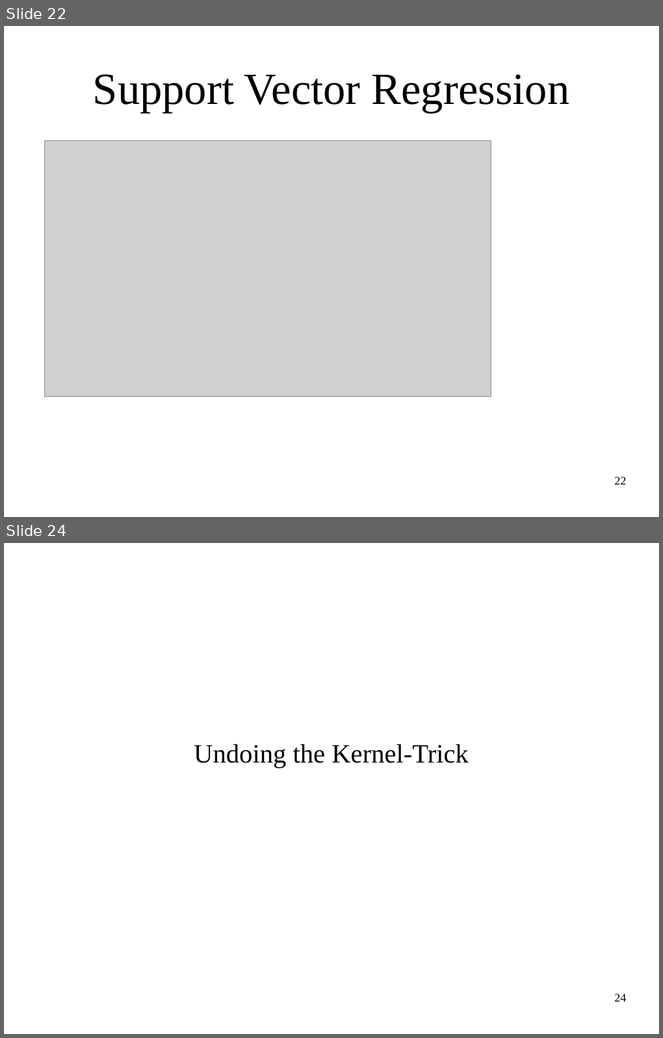
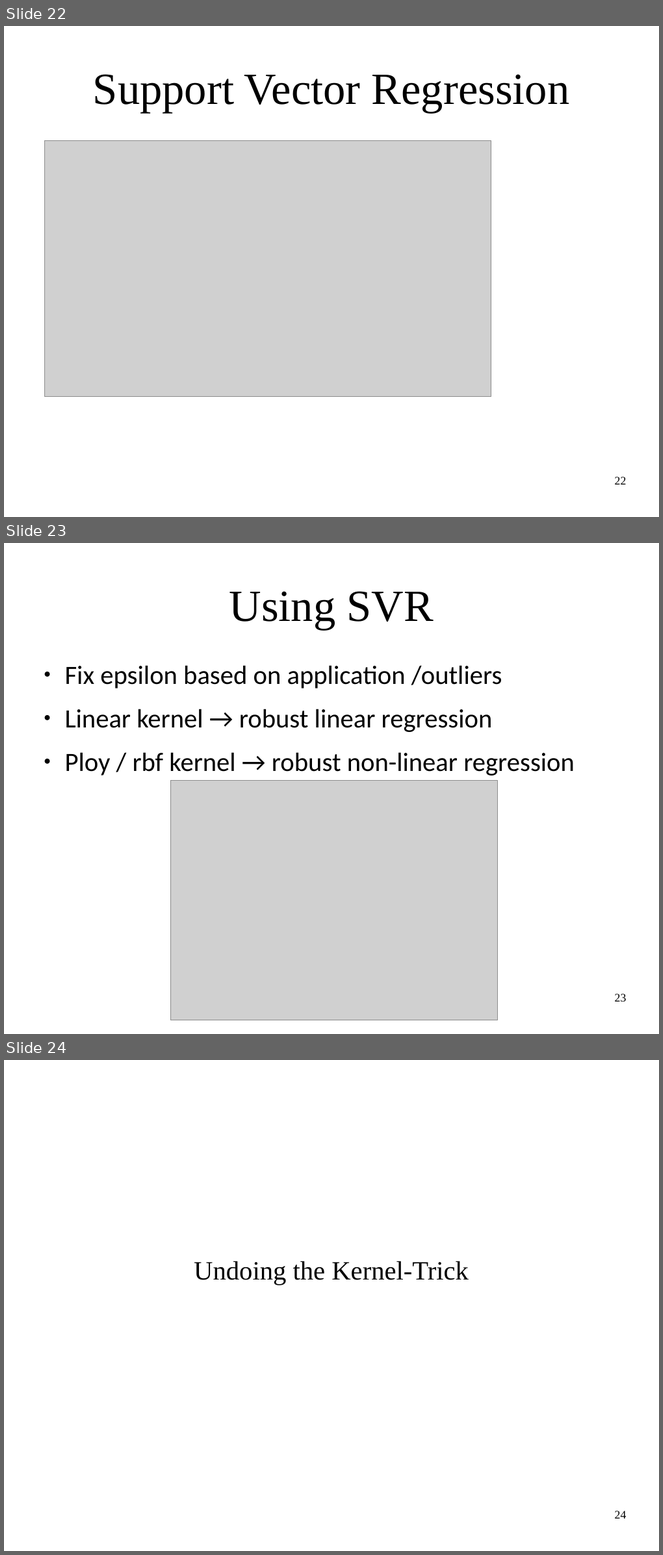
Before and after one commit to amueller/applied_ml_spring_2017, a slide deck: slides/aml-09-021517.odp. Shown one above the other, each under a label of ours: slides 22 and 24 before the commit, slides 22, 23 and 24 after it; the slides between them are not shown. The pictures are 663x1038 and 663x1555 pixels, drawn with LibreOffice and Linux fonts; fonts in the diff are those of the drawing; grey boxes stand for pictures. Boxes give left, top, right and bottom in pixels: in the first picture for what was removed or moved away, otherwise in the second. Text is boxed around its words. In the diff, an @@ line names an element or a change of style, - is before the commit and + after.

```diff
--- a/slides/aml-09-021517.odp
+++ b/slides/aml-09-021517.odp
@@ slide 23 added at (x1=4, y1=543, x2=659, y2=1034), background #FFFFFF @@
@@ title added at (x1=230, y1=591, x2=434, y2=630), 54 pt, text #000000 @@
+Using SVR
@@ text added at (x1=65, y1=665, x2=575, y2=776), 32 pt, text #000000 @@
+● Fix epsilon based on application /outliers
+● Linear kernel → robust linear regression
+● Ploy / rbf kernel → robust non-linear regression
@@ picture added at (x1=170, y1=781, x2=497, y2=1021) @@
@@ page number added at (x1=615, y1=994, x2=627, y2=1002), 14 pt, text #000000 @@
+23
```
Also in this commit, not shown: 9 slides changed, 3 other slides added, 3 slides removed, 1 other file.
